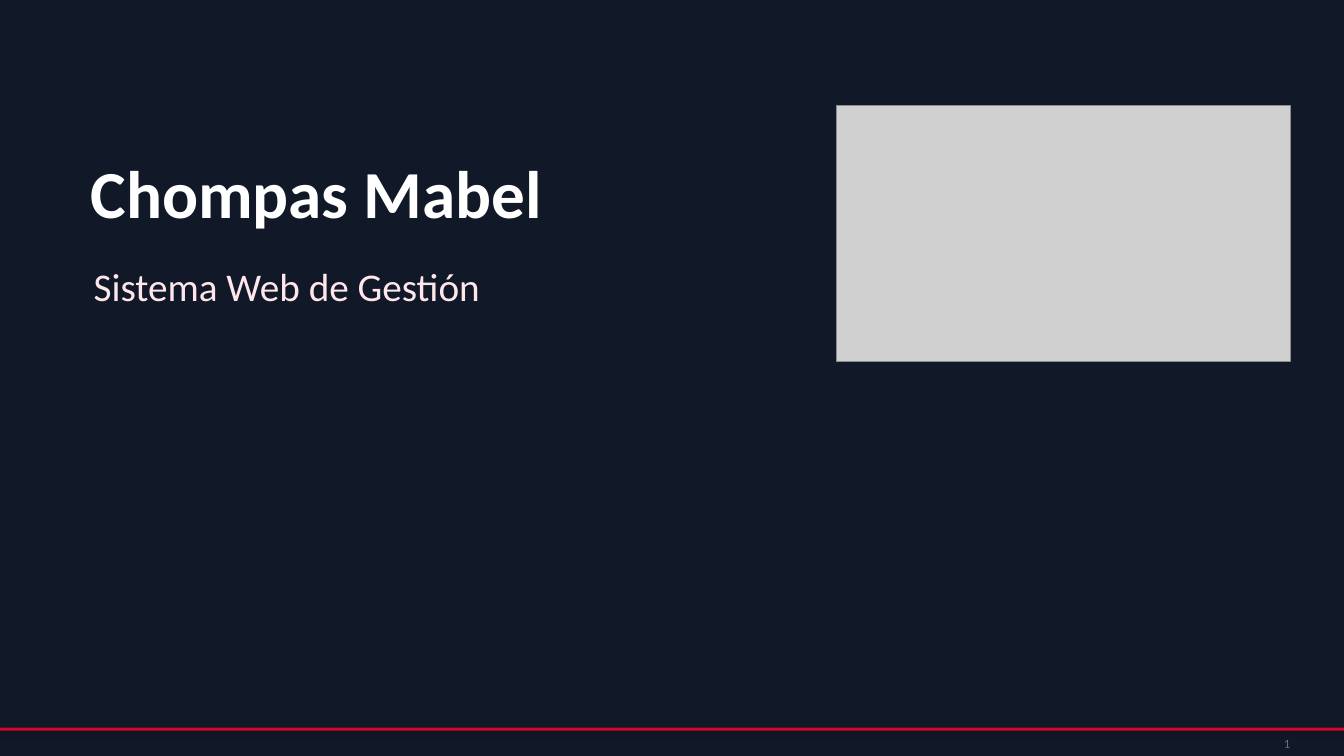
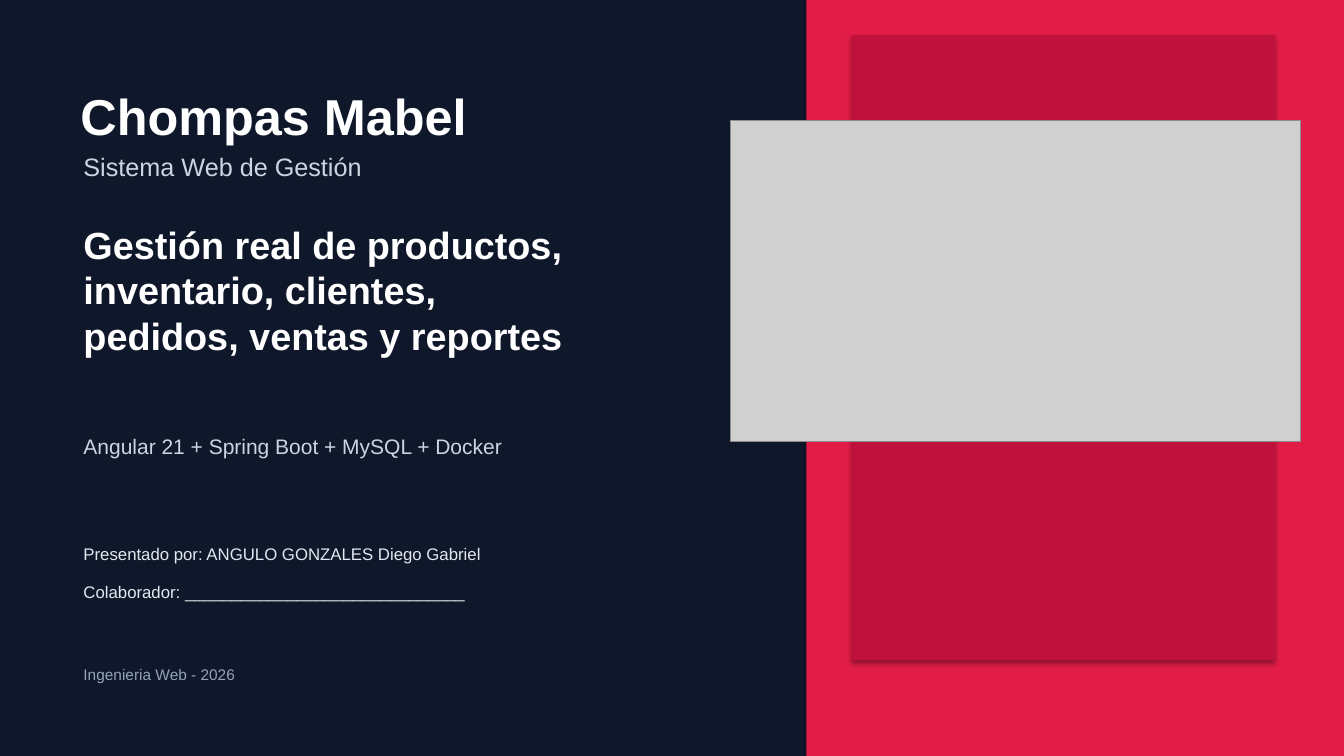
Before and after one commit to DiegoA199/Chompas_Mabel, a slide deck: slide 1 of docs/entregables/Presentacion_Chompas_Mabel.pptx. Drawn at 1344x756 pixels with LibreOffice and Linux fonts; fonts in the diff are those of the drawing; grey boxes stand for pictures. Boxes give left, top, right and bottom in pixels: in the first picture for what was removed or moved away, otherwise in the second. Text is boxed around its words. In the diff, an @@ line names an element or a change of style, - is before the commit and + after.

```diff
--- a/docs/entregables/Presentacion_Chompas_Mabel.pptx
+++ b/docs/entregables/Presentacion_Chompas_Mabel.pptx
@@ rectangle at (0,0,1344,756): fill #111827 to #0F172A @@
@@ rectangle added at (807,0,1344,756), fill #E11D48 @@
@@ rectangle added at (852,35,1275,660), fill #BE123C @@
@@ text "Chompas Mabel": place and size @@
-text "Chompas Mabel" at (91,171,542,229)
+text "Chompas Mabel" at (80,98,467,145)
@@ text "Chompas Mabel" at (80,98,467,145): size 48 to 36 pt, font Calibri to Arial @@
@@ text "Sistema Web de Gestión": place and size @@
-text "Sistema Web de Gestión" at (94,273,480,302)
+text "Sistema Web de Gestión" at (83,157,362,177)
@@ text "Sistema Web de Gestión" at (83,157,362,177): size 28 to 18 pt, font Calibri to Arial, text colour #FFE6EB to #CBD5E1 @@
@@ picture: place and size @@
-picture at (837,106,1291,361)
+picture at (731,121,1301,442)
@@ text added at (83,231,562,357), 27 pt, text #FFFFFF, bold @@
+Gestión real de productos, inventario, clientes, pedidos, ventas y reportes
@@ text added at (83,438,501,458), 15 pt, text #CBD5E1 @@
+Angular 21 + Spring Boot + MySQL + Docker
@@ text added at (83,548,480,564), 12 pt, text #E2E8F0 @@
+Presentado por: ANGULO GONZALES Diego Gabriel
@@ text added at (83,586,180,598), 12 pt, text #E2E8F0 @@
+Colaborador: ______________________________
@@ text added at (83,669,235,683), 11 pt, text #94A3B8 @@
+Ingenieria Web - 2026
@@ rectangle removed at (0,728,1344,731) @@
@@ text removed at (1284,740,1290,748) @@
-1
```
Also in this commit, not shown: 1 other slide changed, 14 slides added, 16 slides removed, 2 other files.
